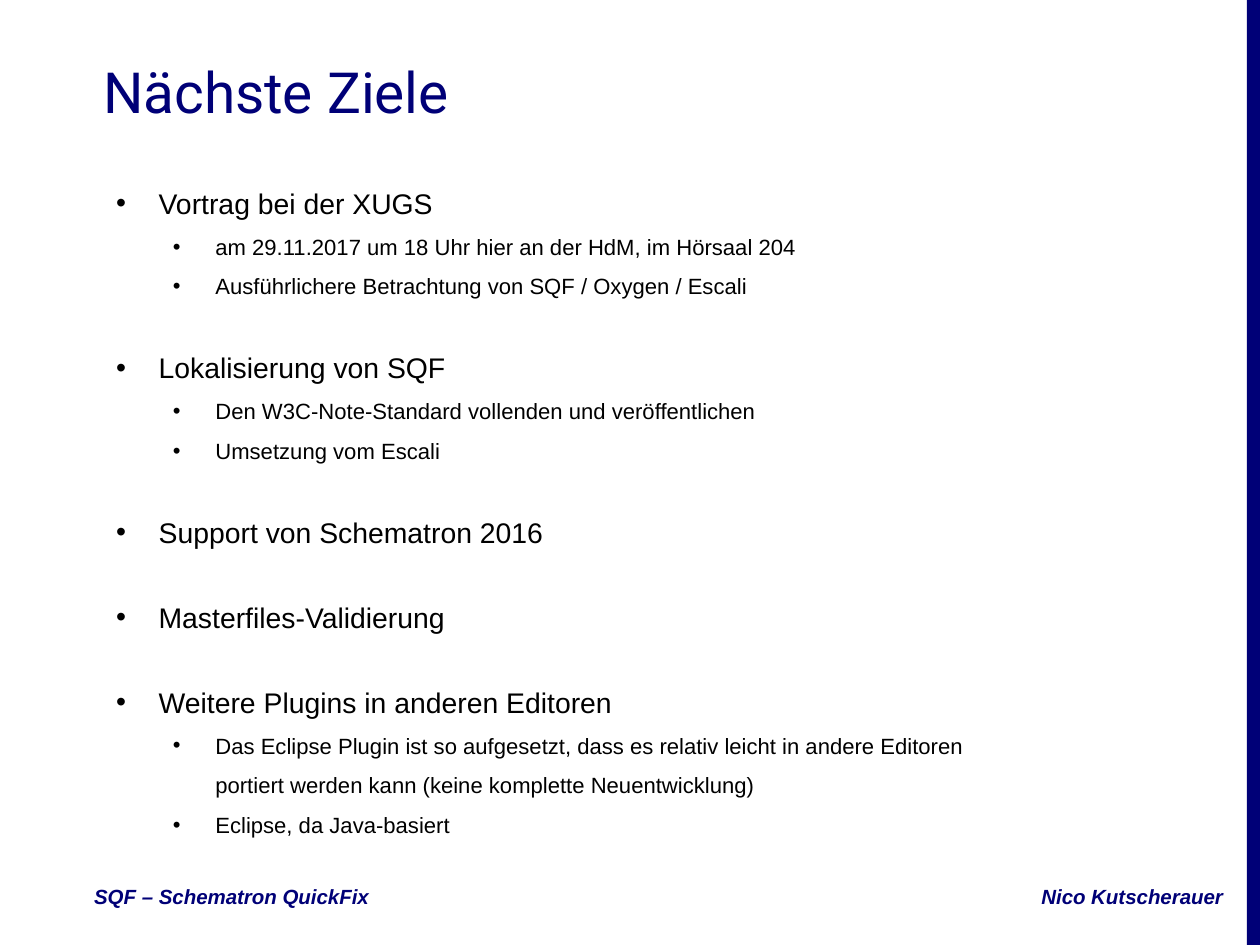
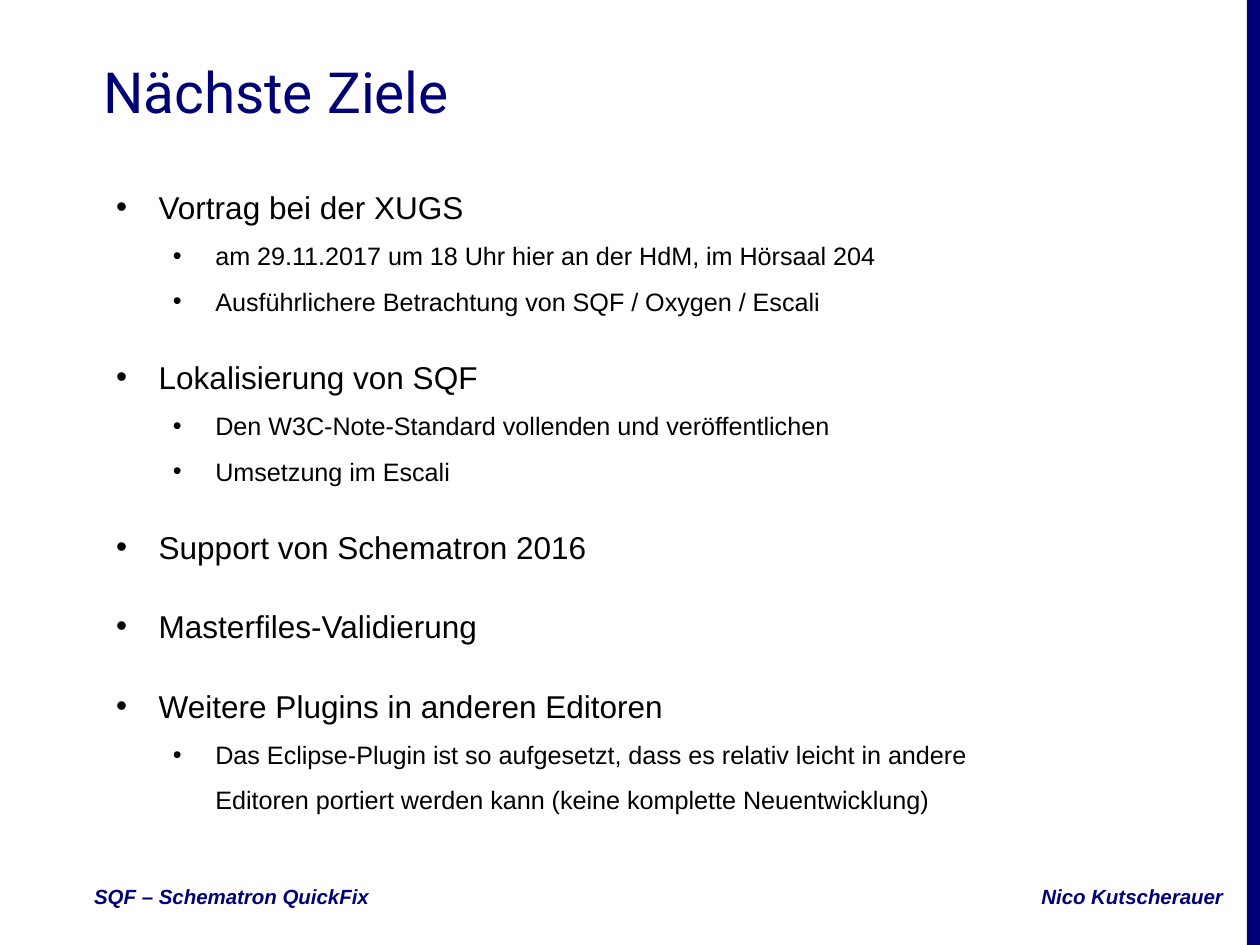
Before and after one commit to nkutsche/SchematronQuickFix-2017-11-17, a slide deck: slide 14 of SQF-Escali.pptx. Drawn at 1260x945 pixels with LibreOffice and Linux fonts; fonts in the diff are those of the drawing; background and template pictures are left out. Boxes give left, top, right and bottom in pixels: in the first picture for what was removed or moved away, otherwise in the second. Text is boxed around its words. In the diff, an @@ line names an element or a change of style, - is before the commit and + after.

Commit message:
Slide update and styling + PDF

```diff
--- a/SQF-Escali.pptx
+++ b/SQF-Escali.pptx
@@ subtitle at bbox=[159, 196, 875, 724]: size 18 to 20 pt in "Vortrag bei der XUGS", "Lokalisierung von SQF", "Support von Schematron 2016", "Masterfiles-Validierung" and 1 more places; size 14 to 16 pt in "am 29.11.2017 um 18 Uhr hier an ...", "Ausführlichere Betrachtung von SQF / Oxygen / ...", "Den W3C-Note-Standard vollenden und veröffentlichen" @@
@@ subtitle at bbox=[215, 462, 450, 486]: text changed; size 14 to 16 pt @@
-  • Umsetzung vom Escali
+  • Umsetzung im Escali
@@ subtitle at bbox=[215, 745, 966, 815]: text changed; size 14 to 16 pt @@
-  • Das Eclipse Plugin ist so aufgesetzt, dass es relativ leicht in andere Editoren portiert werden kann (keine komplette Neuentwicklung)
-  • Eclipse, da Java-basiert
+  • Das Eclipse-Plugin ist so aufgesetzt, dass es relativ leicht in andere Editoren portiert werden kann (keine komplette Neuentwicklung)
```
Also in this commit, not shown: 14 other slides changed, 2 other files.
